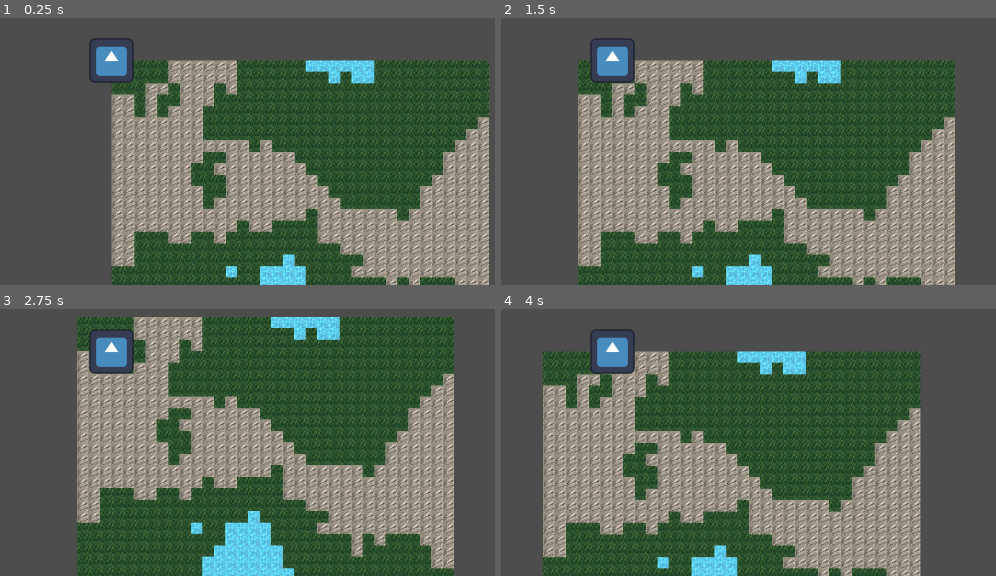
Above: before the commit, frames 1-4 (two rows, left to right).
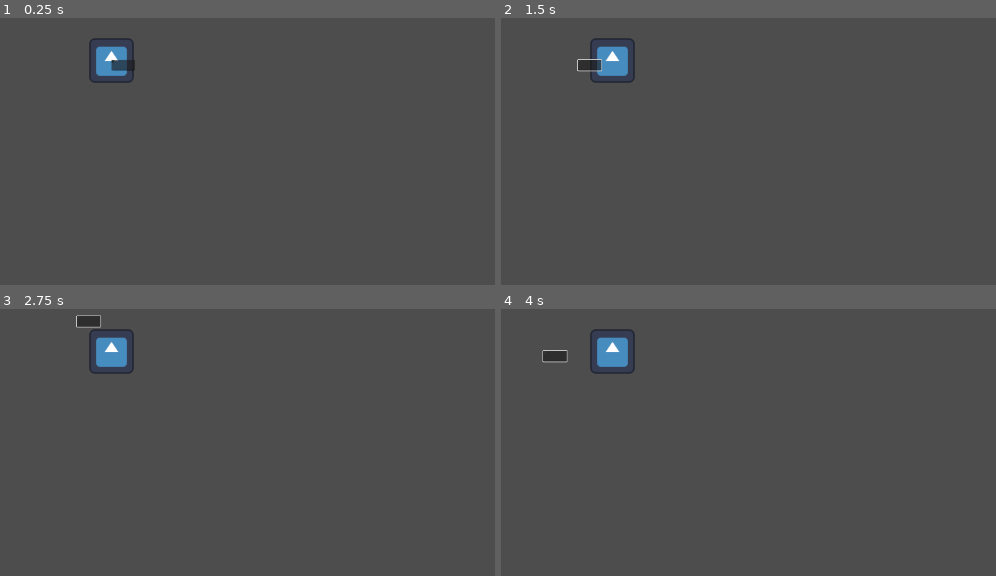
Above: after the commit, the same moments.

Repository: Loup8ng/Imperium-Magnum
Game: Godot game, scene res://node_2d.tscn
Same seed, same stepped clock (60 frames per second), same inputs: the game is played once before the commit and once after it. The engine's default icon, where the game draws it, is replaced by a stand-in: a white triangle on a blue panel in a dark square.
Inputs (mouse positions are in pixels of both pictures, inside the frame that each line leads up to):
- Up to frame 1 (0.25 s): no input
- Up to frame 2 (1.5 s): click (614, 60) at 0.52 s; tap Enter at 1.25 s; hold Right (ui_right) from 1.28 s (still down)
- Up to frame 3 (2.75 s): tap Space at 2 s; release Right (ui_right) at 2.03 s; hold Down (ui_down) from 2.03 s (still down)
- Up to frame 4 (4 s): tap Enter at 2.75 s; release Down (ui_down) at 2.78 s; hold Right (ui_right) 2.78-3.53 s; tap Space at 3.5 s; hold Up (ui_up) from 3.53 s (still down)

The runs differ from the first frame. In frame 1, 62% of the frame differs, in the area x 22-99%, y 15-100%; in frame 2, 61%; in frame 3, 70%, in the area x 15-92%, y 2-100%; in frame 4, 61%.
Error after the commit: Parse Error: Too few arguments for "genere_map()" call. Expected at least 1 but received 0. (res://tile_map_layer.gd:25)

Commit message:
Génération de la map
Ajout de la génération de la map en fonction d'une taille.

Diff:
--- a/node_2d.tscn
+++ b/node_2d.tscn
@@ -1,6 +1,7 @@
-[gd_scene load_steps=6 format=3 uid="uid://38t4lp68xn0a"]
+[gd_scene load_steps=7 format=3 uid="uid://38t4lp68xn0a"]
 
 [ext_resource type="Texture2D" uid="uid://blygxdsxtbc6d" path="res://Tiles.jpg" id="1_0e48y"]
+[ext_resource type="Script" uid="uid://b2mfucqbm2dwy" path="res://taille_map.gd" id="1_0hol4"]
 [ext_resource type="Script" uid="uid://b11cdo1se5456" path="res://tile_map_layer.gd" id="2_epypp"]
 [ext_resource type="PackedScene" uid="uid://dtuwryswr4hsu" path="res://character_body_2d.tscn" id="3_epypp"]
 
@@ -21,9 +22,23 @@
 sources/0 = SubResource("TileSetAtlasSource_0hol4")
 
 [node name="Node2D" type="Node2D"]
+script = ExtResource("1_0hol4")
 
 [node name="TileMapLayer" type="TileMapLayer" parent="."]
+scale = Vector2(0.1, 0.1)
 tile_set = SubResource("TileSet_q6r6c")
 script = ExtResource("2_epypp")
 
 [node name="CharacterBody2D" parent="." instance=ExtResource("3_epypp")]
+position = Vector2(0, 2)
+
+[node name="LineEdit" type="LineEdit" parent="."]
+offset_right = 68.5625
+offset_bottom = 31.0
+
+[node name="Button" type="Button" parent="LineEdit"]
+layout_mode = 0
+offset_right = 8.0
+offset_bottom = 8.0
+
+[node name="AcceptDialog" type="AcceptDialog" parent="LineEdit"]
--- /dev/null
+++ b/taille_map.gd
@@ -0,0 +1,26 @@
+extends Node2D
+signal value_entered(value: int)
+@onready var input_field: LineEdit = $LineEdit
+@onready var popup: AcceptDialog = $AcceptDialog
+
+
+func _ready():
+	# Connecte le signal Confirm du popup
+	popup.confirmed.connect(_on_popup_confirmed)
+
+func _on_Button_pressed():
+	var text = input_field.text
+
+	if text.is_valid_int():
+		var value = text.to_int()
+		# Message dans le popup
+		popup.dialog_text = "Vous avez entré : " + str(value)
+		popup.popup()
+
+		emit_signal(value)
+	else:
+		popup.dialog_text = "❌ Veuillez entrer un entier valide."
+		popup.popup()
+
+func _on_popup_confirmed():
+	print("Popup fermé")
--- a/tile_map_layer.gd
+++ b/tile_map_layer.gd
@@ -10,6 +10,8 @@
 
 @onready var player = get_parent().get_child(1)
 
+func _on_value_entered(value):
+	return value
 func _ready():
 	randomize()
 	moisture.seed = randi()
@@ -20,20 +22,10 @@
 	temperature.frequency = 0.05
 	altitude.frequency = 0.03
 
-	# On génère le premier chunk tout de suite
-	var start_chunk = Vector2i(local_to_map(player.position).x / width, local_to_map(player.position).y / height)
-	generate_chunk(start_chunk)
-	last_chunk = start_chunk
+	genere_map()
 
 func _process(_delta):
 	var player_tile = local_to_map(player.position)
-	var current_chunk = Vector2i(player_tile.x / width, player_tile.y / height)
-
-	# Générer seulement si le joueur entre dans un NOUVEAU chunk
-	if current_chunk != last_chunk:
-		last_chunk = current_chunk
-		print("📦 Nouveau chunk :", current_chunk)
-		generate_chunk(current_chunk)
 
 func generate_chunk(chunk_pos: Vector2i):
 	print("→ Génération du chunk :", chunk_pos)
@@ -58,3 +50,14 @@
 				tile_coords = Vector2i(3, 0) # montagne
 
 			set_cell(Vector2i(world_x, world_y), 0, tile_coords)
+
+func genere_map(taille):
+	# On génère la map
+	var pos = Vector2i(local_to_map(player.position).x / width, local_to_map(player.position).y / height)
+
+	for i in range(taille) :
+		for j in range(taille) :
+			generate_chunk(pos)
+			pos.x +=1
+		pos.x =0
+		pos.y +=1
Not shown, added: taille_map.gd.uid
